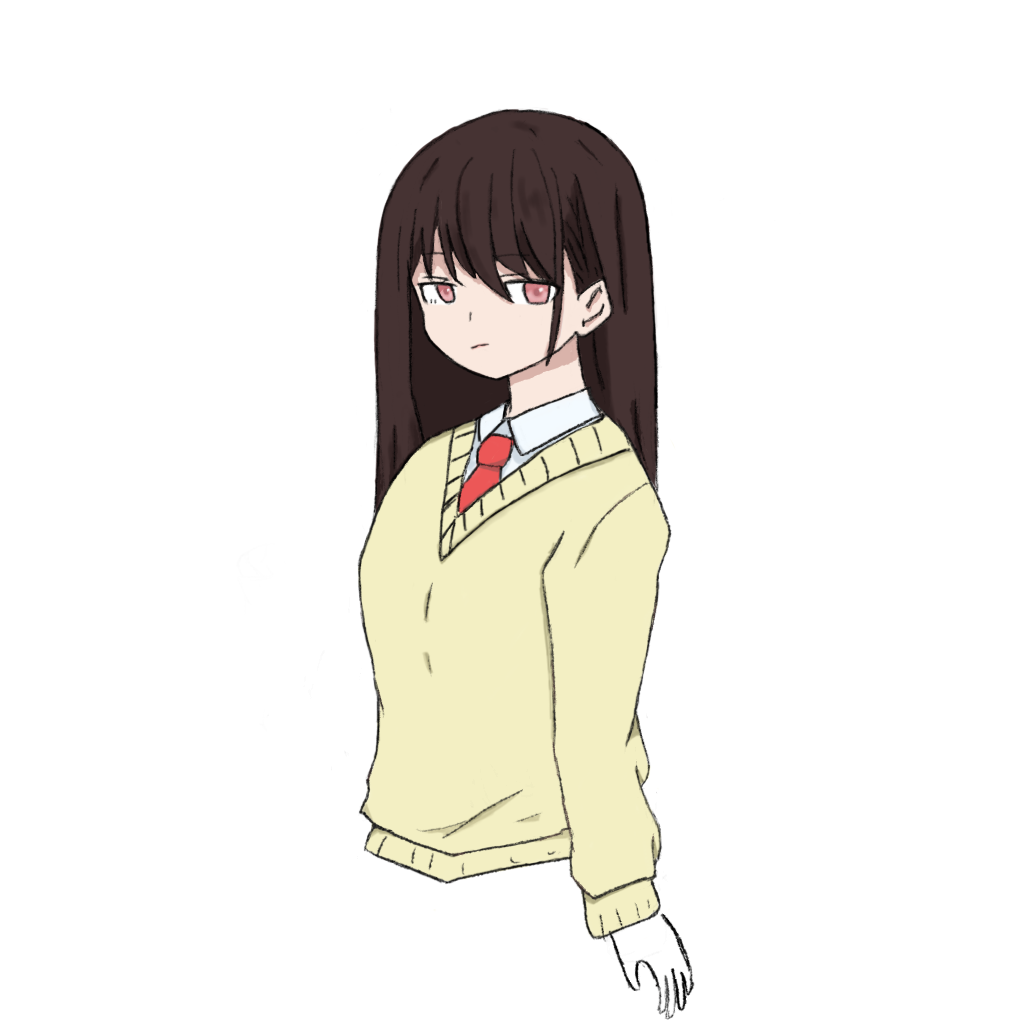
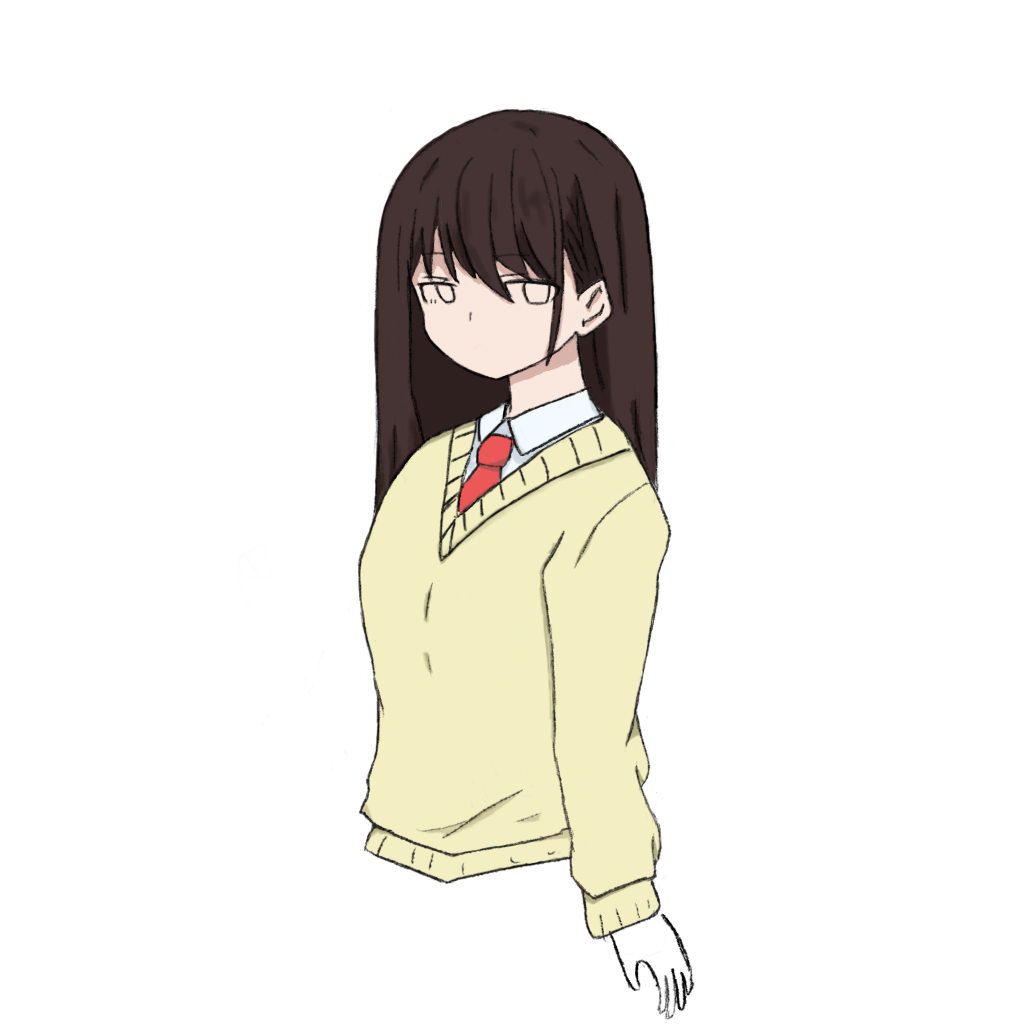
Layers edited between the first and the second 1024px x 1024px image:
painted on "머리카락" over 449, 280, 510, 289
added group "눈,코,입_평범 눈 깜빡임" with 3 layers in group "스케치" over 422, 279, 557, 306
added group "1" with 2 layers in group "눈,코,입_평범 눈 깜빡임" over 422, 279, 557, 306
added layer "눈_" (2nd of 3, in "스케치" › "눈,코,입_평범 눈 깜빡임" › "1") in group "1" over 422, 280, 466, 306
added layer "눈_오른쪽" (2nd of 3, in "스케치" › "눈,코,입_평범 눈 깜빡임" › "1") in group "1" over 430, 279, 557, 306
moved "눈_" (3rd of 3, in "스케치" › "눈,코,입_평범") into group "눈,코,입_평범" over 422, 280, 466, 306
moved "눈_오른쪽" (3rd of 3, in "스케치" › "눈,코,입_평범") into group "눈,코,입_평범" over 430, 279, 557, 306
painted on "얼굴" over 469, 342, 490, 351
moved "눈왼쪽_색" into group "눈,코,입 채색_1" over 431, 279, 537, 304
moved "눈오른쪽_색" into group "눈,코,입 채색_1" over 522, 281, 551, 306
moved "눈뒷색" into group "눈,코,입 채색_1" over 422, 280, 557, 306
painted on "머리카락_색" over 510, 279, 550, 294
painted on "얼굴_색" over 471, 342, 489, 351
